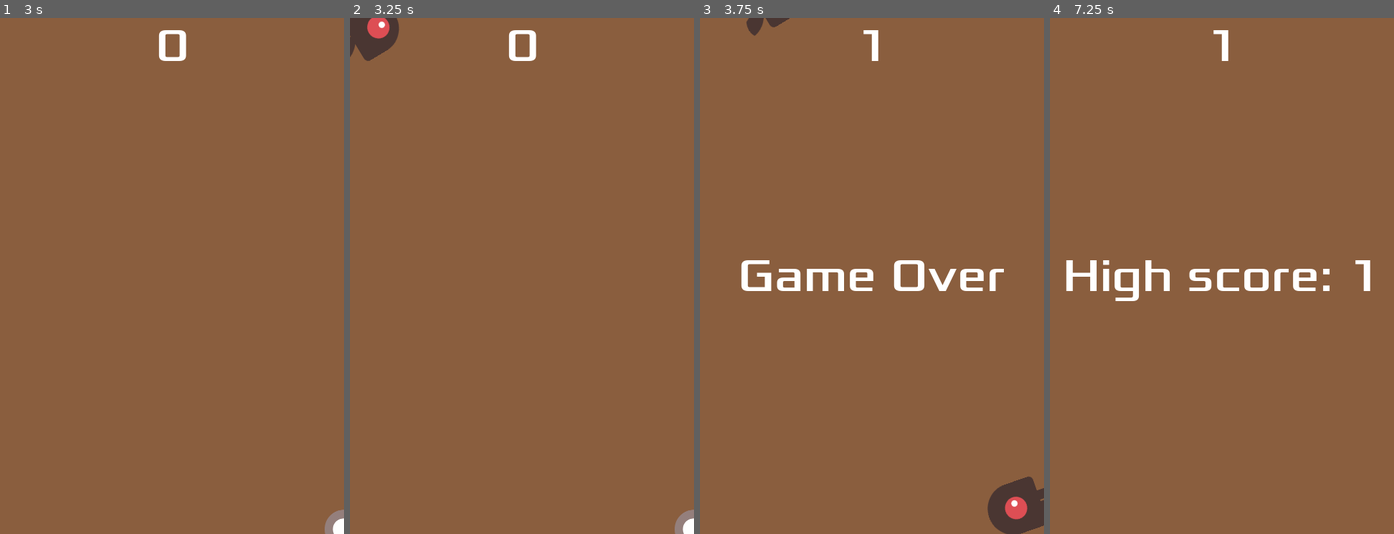
Above: before the commit, frames 1-4 (left to right).
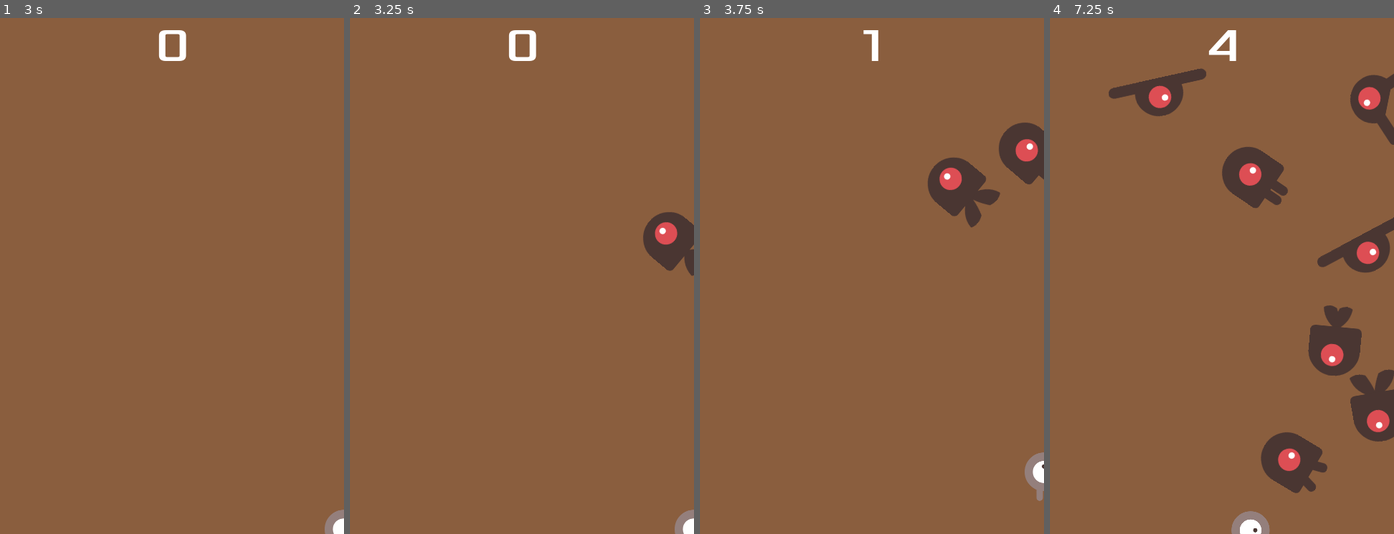
Above: after the commit, the same moments.

Repository: Cetroizel/dodge-the-creeps
Game: Godot game, scene res://main/main.tscn
Same seed, same stepped clock (60 frames per second), same inputs: the game is played once before the commit and once after it.
Inputs:
- Up to frame 1 (3 s): click "Start" at 0.5 s; tap Enter at 1.25 s; hold Right (move_right) 1.28-2.03 s; hold Down (move_down) 2.03-2.78 s; hold Right (move_right) from 2.78 s (still down)
- Up to frame 2 (3.25 s): keep holding Right (move_right)
- Up to frame 3 (3.75 s): release Right (move_right) at 3.53 s; hold Up (move_up) from 3.53 s (still down)
- Up to frame 4 (7.25 s): release Up (move_up) at 4.28 s; hold Left (move_left) 4.28-5.78 s; hold Down (move_down) 5.78-6.53 s; hold Right (move_right) from 6.53 s (still down)

Frame 1 is identical in both runs. In frame 2, 2.3% of the frame differs, in the area x 0-100%, y 0-50%; in frame 3, 6.5%; in frame 4, 12%, in the area x 4-100%, y 2-100%.

Commit message:
feat: MobType en Resource (Flyweight)
Closes #3

Diff:
--- a/main/main.gd
+++ b/main/main.gd
@@ -1,10 +1,11 @@
 extends Node
 
 @export var mob_scene: PackedScene
+@export var mob_types: Array[MobType] = []
 var score: int
 
 func _ready() -> void:
-	pass
+	assert(not mob_types.is_empty(), "renseigner mob_types dans l'inspecteur de Main")
 
 # Called every frame. 'delta' is the elapsed time since the previous frame.
 func _process(_delta: float) -> void:
@@ -29,7 +30,9 @@
 
 func _on_mob_timer_timeout() -> void:
 	# Create a new instance of the Mob scene.
-	var mob: RigidBody2D = mob_scene.instantiate() as RigidBody2D
+	var mob: Mob = mob_scene.instantiate() as Mob
+	var type: MobType = mob_types.pick_random()
+	mob.setup(type)
 
 	# Choose a random location on Path2D.
 	var mob_spawn_location: PathFollow2D = $MobPath/MobSpawnLocation
@@ -46,7 +49,7 @@
 	mob.rotation = direction
 
 	# Choose the velocity for the mob.
-	var velocity: Vector2 = Vector2(randf_range(150.0, 250.0), 0.0)
+	var velocity: Vector2 = Vector2(randf_range(type.speed_min, type.speed_max), 0.0)
 	mob.linear_velocity = velocity.rotated(direction)
 
 	# Spawn the mob by adding it to the Main scene.
--- a/main/main.tscn
+++ b/main/main.tscn
@@ -4,8 +4,13 @@
 [ext_resource type="PackedScene" uid="uid://beimx354t1ch2" path="res://player/player.tscn" id="1_ig7tw"]
 [ext_resource type="PackedScene" uid="uid://crpqlacfr1c53" path="res://mob/mob.tscn" id="2_h2yge"]
 [ext_resource type="AudioStream" uid="uid://ddiuj4mfrdmyx" path="res://audio/music/house_in_a_forest_loop.ogg" id="3_7mycd"]
+[ext_resource type="Script" uid="uid://cqiuvt15tvua6" path="res://mob/mob_type.gd" id="3_bsumw"]
 [ext_resource type="AudioStream" uid="uid://c35n18bg52lem" path="res://audio/sfx/gameover.wav" id="3_lquwl"]
 [ext_resource type="PackedScene" uid="uid://bi7ej7aqapps0" path="res://ui/hud.tscn" id="4_1bvp3"]
+[ext_resource type="Resource" uid="uid://bjaupakk0ybdy" path="res://mob/types/fast.tres" id="4_fwcvl"]
+[ext_resource type="Resource" uid="uid://i5345ktfakry" path="res://mob/types/fly.tres" id="5_na0o7"]
+[ext_resource type="Resource" uid="uid://cyuxkvhehh76g" path="res://mob/types/swim.tres" id="6_73k8k"]
+[ext_resource type="Resource" uid="uid://81hm6mkcg5mr" path="res://mob/types/walk.tres" id="7_5xyti"]
 
 [sub_resource type="Curve2D" id="Curve2D_h2yge"]
 _data = {
@@ -16,6 +21,7 @@
 [node name="Main" type="Node" unique_id=1514048407]
 script = ExtResource("1_0xm2m")
 mob_scene = ExtResource("2_h2yge")
+mob_types = Array[ExtResource("3_bsumw")]([ExtResource("4_fwcvl"), ExtResource("5_na0o7"), ExtResource("6_73k8k"), ExtResource("7_5xyti")])
 
 [node name="ColorRect" type="ColorRect" parent="." unique_id=1429997337]
 anchors_preset = 15
--- a/mob/mob.gd
+++ b/mob/mob.gd
@@ -1,11 +1,20 @@
+class_name Mob
 extends RigidBody2D
 
-@export var speed_factor: int
+var type: MobType
+
+## A appeler entre instantiate() et add_child().
+func setup(p_type: MobType) -> void:
+	type = p_type
+	$AnimatedSprite2D.sprite_frames = type.sprite_frames
+	assert(not type.animations.is_empty(), "MobType sans animation : %s" % type.display_name)
+	# Le tirage est ecrit sur CE mob (son AnimatedSprite2D), jamais sur le type :
+	# type.animations est partage par tous les mobs de ce type.
+	$AnimatedSprite2D.animation = type.animations.pick_random()
+	$AnimatedSprite2D.play()
 
 func _ready() -> void:
-	var mob_types: Array = Array($AnimatedSprite2D.sprite_frames.get_animation_names())
-	$AnimatedSprite2D.animation = mob_types.pick_random()
-	$AnimatedSprite2D.play()
+	assert(type != null, "setup() doit etre appele avant add_child()")
 
 func _on_VisibilityNotifier2D_screen_exited() -> void:
 	queue_free()
--- a/mob/mob.tscn
+++ b/mob/mob.tscn
@@ -1,48 +1,7 @@
 [gd_scene format=3 uid="uid://crpqlacfr1c53"]
 
 [ext_resource type="Script" uid="uid://ekxhfpjkvvtx" path="res://mob/mob.gd" id="1_1qmh0"]
-[ext_resource type="Texture2D" uid="uid://bb8ili5p3yjov" path="res://mob/sprites/enemy_flying_alt_1.png" id="1_b3mxk"]
-[ext_resource type="Texture2D" uid="uid://cth82tdc2sn21" path="res://mob/sprites/enemy_flying_alt_2.png" id="2_1qmh0"]
-[ext_resource type="Texture2D" uid="uid://c2r51lkbm4nr8" path="res://mob/sprites/enemy_swimming_1.png" id="3_gfurk"]
-[ext_resource type="Texture2D" uid="uid://c53pottvl3gq6" path="res://mob/sprites/enemy_swimming_2.png" id="4_ieysi"]
-[ext_resource type="Texture2D" uid="uid://u037amt0ic5g" path="res://mob/sprites/enemy_walking_1.png" id="5_cixyi"]
-[ext_resource type="Texture2D" uid="uid://4sukvwc4njnx" path="res://mob/sprites/enemy_walking_2.png" id="6_7ulmv"]
-
-[sub_resource type="SpriteFrames" id="SpriteFrames_sweqy"]
-animations = [{
-"frames": [{
-"duration": 1.0,
-"texture": ExtResource("1_b3mxk")
-}, {
-"duration": 1.0,
-"texture": ExtResource("2_1qmh0")
-}],
-"loop": 1,
-"name": &"fly",
-"speed": 3.0
-}, {
-"frames": [{
-"duration": 1.0,
-"texture": ExtResource("3_gfurk")
-}, {
-"duration": 1.0,
-"texture": ExtResource("4_ieysi")
-}],
-"loop": 1,
-"name": &"swim",
-"speed": 3.0
-}, {
-"frames": [{
-"duration": 1.0,
-"texture": ExtResource("5_cixyi")
-}, {
-"duration": 1.0,
-"texture": ExtResource("6_7ulmv")
-}],
-"loop": 1,
-"name": &"walk",
-"speed": 3.0
-}]
+[ext_resource type="SpriteFrames" uid="uid://dgl60n2v4bwed" path="res://mob/mob_frames.tres" id="2_6jlfs"]
 
 [sub_resource type="CapsuleShape2D" id="CapsuleShape2D_2hs0m"]
 radius = 36.0
@@ -57,7 +16,7 @@
 
 [node name="AnimatedSprite2D" type="AnimatedSprite2D" parent="." unique_id=524159851]
 scale = Vector2(0.737, 0.75)
-sprite_frames = SubResource("SpriteFrames_sweqy")
+sprite_frames = ExtResource("2_6jlfs")
 animation = &"fly"
 
 [node name="CollisionShape2D" type="CollisionShape2D" parent="." unique_id=852298628]
--- /dev/null
+++ b/mob/mob_frames.tres
@@ -0,0 +1,44 @@
+[gd_resource type="SpriteFrames" format=3 uid="uid://dgl60n2v4bwed"]
+
+[ext_resource type="Texture2D" uid="uid://bb8ili5p3yjov" path="res://mob/sprites/enemy_flying_alt_1.png" id="1_ehutr"]
+[ext_resource type="Texture2D" uid="uid://cth82tdc2sn21" path="res://mob/sprites/enemy_flying_alt_2.png" id="2_ol82o"]
+[ext_resource type="Texture2D" uid="uid://c2r51lkbm4nr8" path="res://mob/sprites/enemy_swimming_1.png" id="3_nq7b3"]
+[ext_resource type="Texture2D" uid="uid://c53pottvl3gq6" path="res://mob/sprites/enemy_swimming_2.png" id="4_qg5sy"]
+[ext_resource type="Texture2D" uid="uid://u037amt0ic5g" path="res://mob/sprites/enemy_walking_1.png" id="5_ccd0m"]
+[ext_resource type="Texture2D" uid="uid://4sukvwc4njnx" path="res://mob/sprites/enemy_walking_2.png" id="6_u5ep0"]
+
+[resource]
+animations = [{
+"frames": [{
+"duration": 1.0,
+"texture": ExtResource("1_ehutr")
+}, {
+"duration": 1.0,
+"texture": ExtResource("2_ol82o")
+}],
+"loop": 1,
+"name": &"fly",
+"speed": 3.0
+}, {
+"frames": [{
+"duration": 1.0,
+"texture": ExtResource("3_nq7b3")
+}, {
+"duration": 1.0,
+"texture": ExtResource("4_qg5sy")
+}],
+"loop": 1,
+"name": &"swim",
+"speed": 5.0
+}, {
+"frames": [{
+"duration": 1.0,
+"texture": ExtResource("5_ccd0m")
+}, {
+"duration": 1.0,
+"texture": ExtResource("6_u5ep0")
+}],
+"loop": 1,
+"name": &"walk",
+"speed": 5.0
+}]
--- /dev/null
+++ b/mob/mob_type.gd
@@ -0,0 +1,13 @@
+class_name MobType
+extends Resource
+## Donnee de reference d'un type de mob, partagee par toutes ses instances
+## (Flyweight). Un mob la LIT, il n'y ecrit jamais : une ecriture modifierait
+## tous les mobs du meme type tant que le jeu tourne.
+
+@export var display_name: String = ""
+@export var sprite_frames: SpriteFrames
+## Une seule entree : animation fixe. Plusieurs : tiree au hasard a chaque spawn.
+@export var animations: Array[StringName] = [&"walk"]
+@export_range(50.0, 600.0) var speed_min: float = 150.0
+@export_range(50.0, 600.0) var speed_max: float = 250.0
+@export var score_value: int = 1
--- /dev/null
+++ b/mob/types/fast.tres
@@ -0,0 +1,12 @@
+[gd_resource type="Resource" script_class="MobType" format=3 uid="uid://bjaupakk0ybdy"]
+
+[ext_resource type="Script" uid="uid://cqiuvt15tvua6" path="res://mob/mob_type.gd" id="1_gwybx"]
+[ext_resource type="SpriteFrames" uid="uid://dgl60n2v4bwed" path="res://mob/mob_frames.tres" id="2_sbdac"]
+
+[resource]
+script = ExtResource("1_gwybx")
+display_name = "Rapide"
+sprite_frames = ExtResource("2_sbdac")
+animations = Array[StringName]([&"walk", &"fly", &"swim"])
+speed_min = 350.0
+speed_max = 500.0
--- /dev/null
+++ b/mob/types/fly.tres
@@ -0,0 +1,10 @@
+[gd_resource type="Resource" script_class="MobType" format=3 uid="uid://i5345ktfakry"]
+
+[ext_resource type="Script" uid="uid://cqiuvt15tvua6" path="res://mob/mob_type.gd" id="1_mohfx"]
+[ext_resource type="SpriteFrames" uid="uid://dgl60n2v4bwed" path="res://mob/mob_frames.tres" id="2_t45ls"]
+
+[resource]
+script = ExtResource("1_mohfx")
+display_name = "Volant"
+sprite_frames = ExtResource("2_t45ls")
+animations = Array[StringName]([&"fly"])
--- /dev/null
+++ b/mob/types/swim.tres
@@ -0,0 +1,10 @@
+[gd_resource type="Resource" script_class="MobType" format=3 uid="uid://cyuxkvhehh76g"]
+
+[ext_resource type="Script" uid="uid://cqiuvt15tvua6" path="res://mob/mob_type.gd" id="1_wlomh"]
+[ext_resource type="SpriteFrames" uid="uid://dgl60n2v4bwed" path="res://mob/mob_frames.tres" id="2_5uppr"]
+
+[resource]
+script = ExtResource("1_wlomh")
+display_name = "Nageur"
+sprite_frames = ExtResource("2_5uppr")
+animations = Array[StringName]([&"swim"])
--- /dev/null
+++ b/mob/types/walk.tres
@@ -0,0 +1,9 @@
+[gd_resource type="Resource" script_class="MobType" format=3 uid="uid://81hm6mkcg5mr"]
+
+[ext_resource type="Script" uid="uid://cqiuvt15tvua6" path="res://mob/mob_type.gd" id="1_wpir5"]
+[ext_resource type="SpriteFrames" uid="uid://dgl60n2v4bwed" path="res://mob/mob_frames.tres" id="2_l0sna"]
+
+[resource]
+script = ExtResource("1_wpir5")
+display_name = "Marcheur"
+sprite_frames = ExtResource("2_l0sna")
Not shown, added: mob/mob_type.gd.uid
